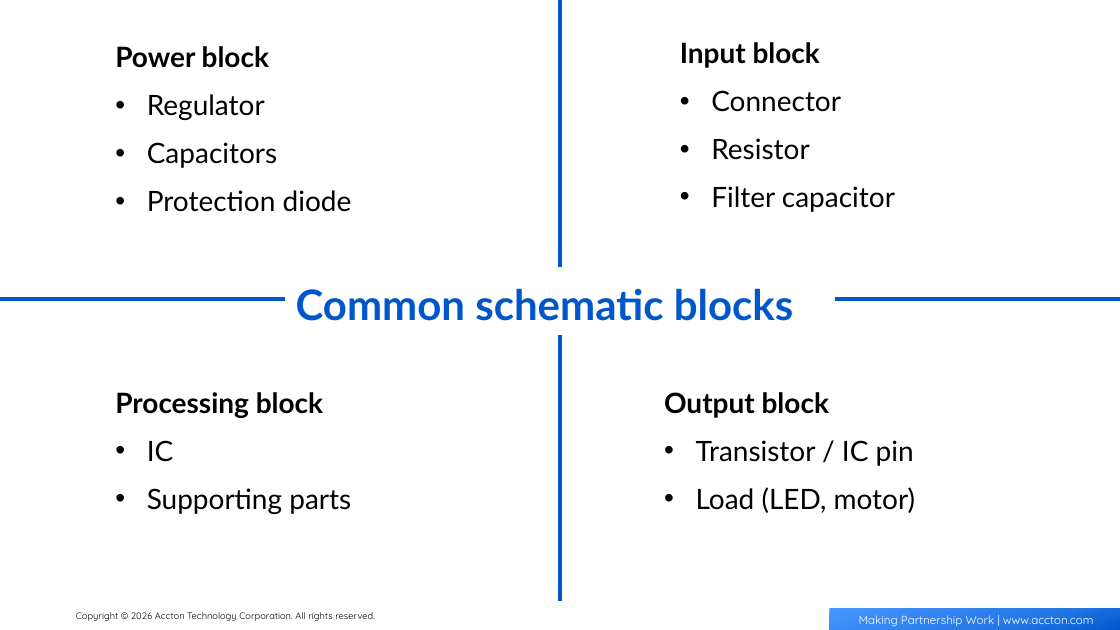
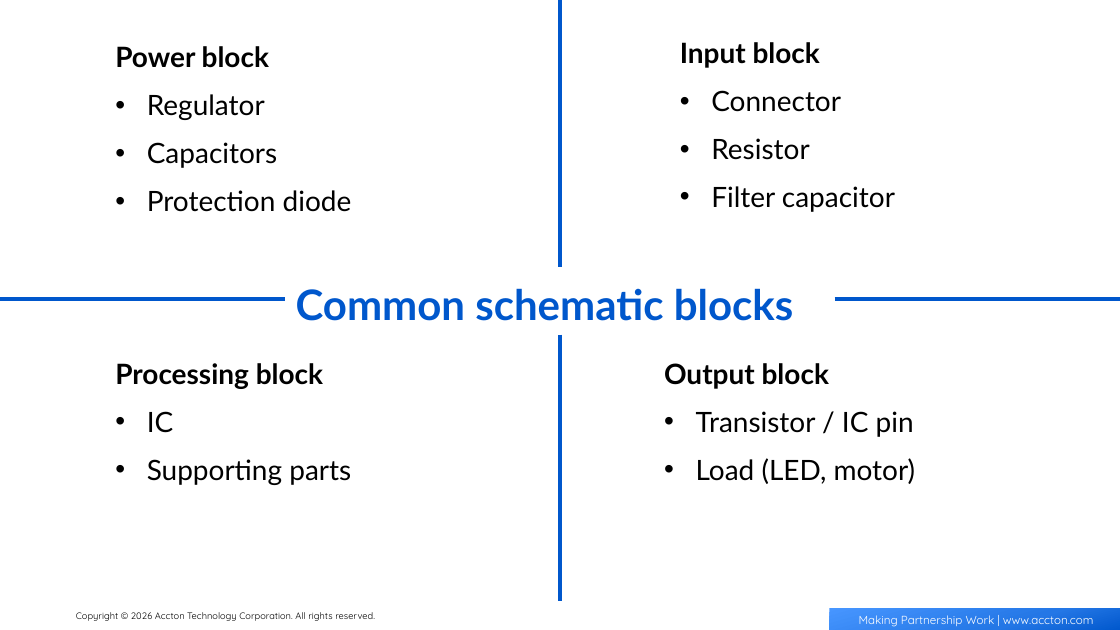
Before and after one commit to AngelTseng/PPT_AI_TOOL, a slide deck: slide 13 of template.pptx. Drawn at 1120x630 pixels with LibreOffice and Linux fonts; fonts in the diff are those of the drawing; background and template pictures are left out. Boxes give left, top, right and bottom in pixels: in the first picture for what was removed or moved away, otherwise in the second. Text is boxed around its words. In the diff, an @@ line names an element or a change of style, - is before the commit and + after.

```diff
--- a/template.pptx
+++ b/template.pptx
@@ text "Processing block": place and size @@
-text "Processing block" at box(115, 392, 351, 514)
+text "Processing block" at box(115, 363, 351, 485)
@@ text "Output block": place and size @@
-text "Output block" at box(664, 392, 916, 513)
+text "Output block" at box(664, 363, 916, 484)
```
Also in this commit, not shown: 1 other slide changed, 8 other files.
